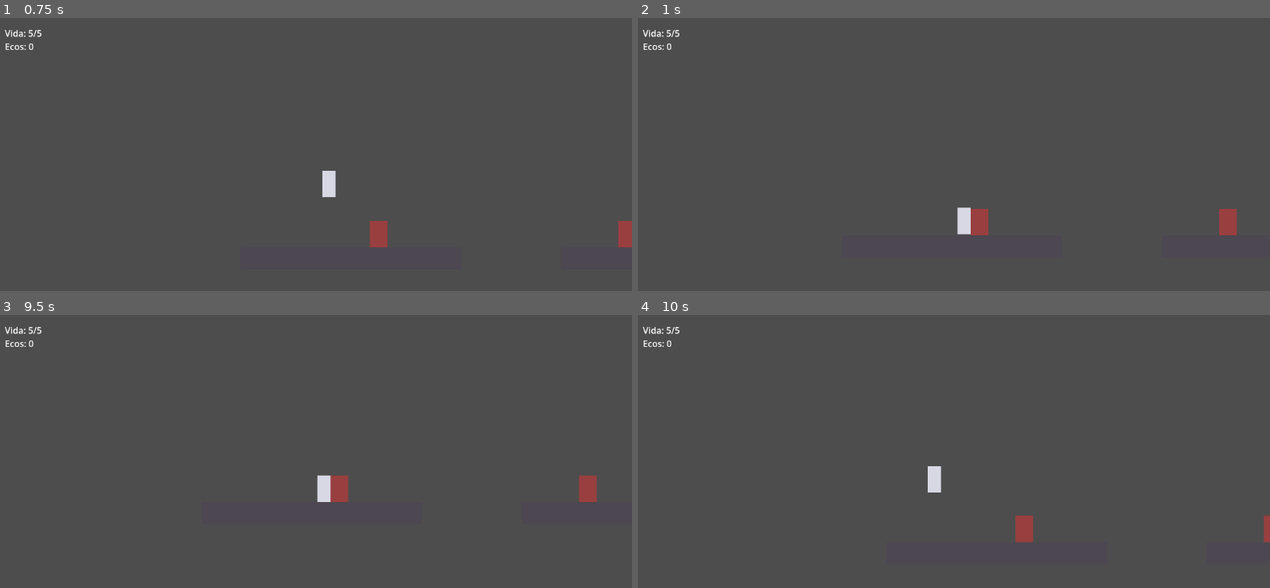
Above: before the commit, frames 1-4 (two rows, left to right).
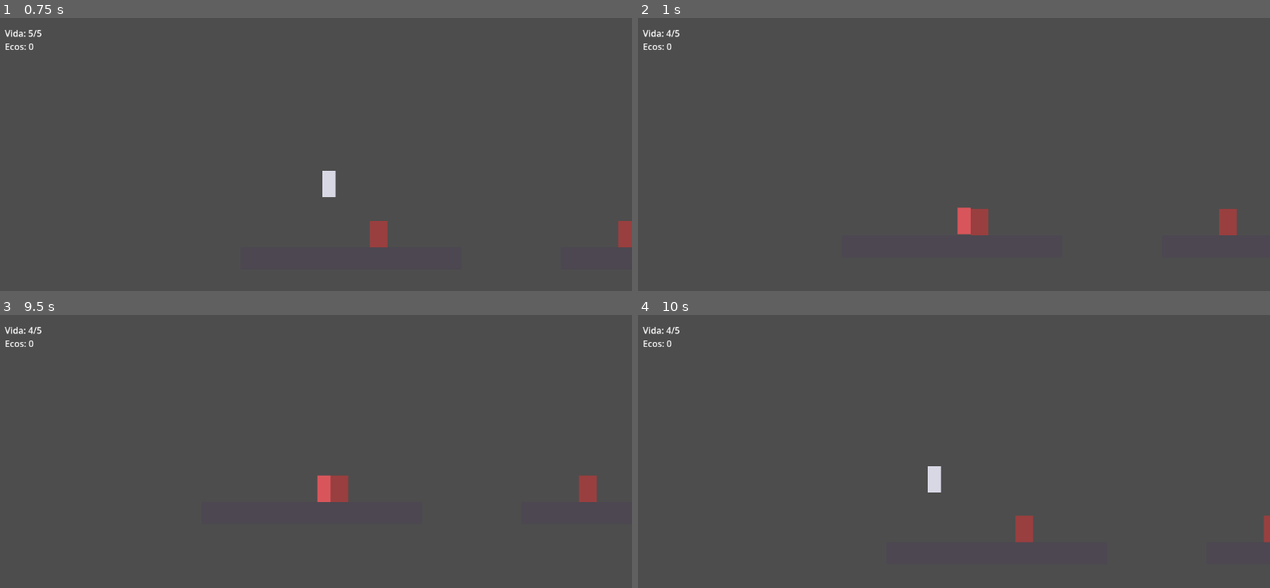
Above: after the commit, the same moments.

Repository: fcorguez92/desmemoria
Game: Godot game, scene res://scenes/test_level/test_level.tscn
The game is run twice, just before and just after one commit, with the same random seed, the same clock (stepped at 60 frames per second) and the same inputs.
Inputs:
- Up to frame 1 (0.75 s): tap Enter (ui_accept) at 0.5 s; hold Right (ui_right) from 0.53 s (still down); tap X (attack) at 0.6 s
- Up to frame 2 (1 s): keep holding Right (ui_right); tap Enter (ui_accept) at 0.77 s
- Up to frame 3 (9.5 s): tap X (attack) every 0.75 s from 1.35 to 8.85 s; tap Enter (ui_accept) at 1.52, 3.02, 3.77, 4.52, 6.02, 6.77, 7.52, 9.02 s; release Right (ui_right) at 2.03 s; hold Left (ui_left) 2.03-2.78 s; hold Right (ui_right) 2.78-4.28 s; hold Left (ui_left) 4.28-5.03 s; hold Right (ui_right) 5.03-5.78 s; hold Left (ui_left) 5.78-7.28 s; hold Right (ui_right) from 7.28 s (still down)
- Up to frame 4 (10 s): release Right (ui_right) at 9.53 s; hold Left (ui_left) from 9.53 s (still down); tap X (attack) at 9.6 s; tap Enter (ui_accept) at 9.77 s

Frame 1 is identical in both runs. In frame 2, 0.2% of the frame differs, in the area x 4-53%, y 4-80%; in frame 3, 0.2%, in the area x 4-53%, y 4-69%; in frame 4, less than 0.1%.

Commit message:
Widen enemy/echo hurt areas to match the player's attack reach.
Their hurt areas were the exact size of their solid collision shape, so
the physical push-back between solid bodies likely kept the player from
ever truly overlapping it, meaning contact damage silently never fired.
Widening the hurt area by the same reach the player's attack uses fixes
that and makes the test enemies threaten at a comparable range to the
player, so combat feel can be judged symmetrically. Not final enemy
design, just a fair baseline for testing.

Co-Authored-By: Claude Sonnet 5 <noreply@anthropic.com>

Diff:
--- a/scenes/echo/echo.tscn
+++ b/scenes/echo/echo.tscn
@@ -1,9 +1,12 @@
-[gd_scene load_steps=3 format=3]
+[gd_scene load_steps=4 format=3]
 
 [ext_resource type="Script" path="res://scenes/echo/echo.gd" id="1_echo"]
 
 [sub_resource type="RectangleShape2D" id="RectangleShape2D_echo"]
 size = Vector2(28, 40)
+
+[sub_resource type="RectangleShape2D" id="RectangleShape2D_echo_hurt"]
+size = Vector2(68, 40)
 
 [node name="Echo" type="CharacterBody2D"]
 script = ExtResource("1_echo")
@@ -22,6 +25,6 @@
 [node name="HurtArea" type="Area2D" parent="."]
 
 [node name="CollisionShape2D" type="CollisionShape2D" parent="HurtArea"]
-shape = SubResource("RectangleShape2D_echo")
+shape = SubResource("RectangleShape2D_echo_hurt")
 
 [connection signal="timeout" from="FlashTimer" to="." method="_on_flash_timer_timeout"]
--- a/scenes/enemy/enemy.gd
+++ b/scenes/enemy/enemy.gd
@@ -3,6 +3,9 @@
 ## Enemigo de prueba, sin IA todavía: solo existe para poder golpear algo
 ## y comprobar si el ataque y el daño por contacto se sienten bien.
 
+## Enemigo de prueba: ataca al mismo alcance que el jugador (ver
+## Player.attack_reach) para poder comparar sensaciones directamente.
+## No es el diseño final de enemigo, solo referencia para probar el núcleo.
 @export var max_health: int = 3
 @export var ecos_reward: int = 2
 
--- a/scenes/enemy/enemy.tscn
+++ b/scenes/enemy/enemy.tscn
@@ -1,9 +1,12 @@
-[gd_scene load_steps=3 format=3]
+[gd_scene load_steps=4 format=3]
 
 [ext_resource type="Script" path="res://scenes/enemy/enemy.gd" id="1_enemy"]
 
 [sub_resource type="RectangleShape2D" id="RectangleShape2D_enemy"]
 size = Vector2(32, 48)
+
+[sub_resource type="RectangleShape2D" id="RectangleShape2D_enemy_hurt"]
+size = Vector2(72, 48)
 
 [node name="Enemy" type="CharacterBody2D"]
 script = ExtResource("1_enemy")
@@ -22,6 +25,6 @@
 [node name="HurtArea" type="Area2D" parent="."]
 
 [node name="CollisionShape2D" type="CollisionShape2D" parent="HurtArea"]
-shape = SubResource("RectangleShape2D_enemy")
+shape = SubResource("RectangleShape2D_enemy_hurt")
 
 [connection signal="timeout" from="FlashTimer" to="." method="_on_flash_timer_timeout"]
